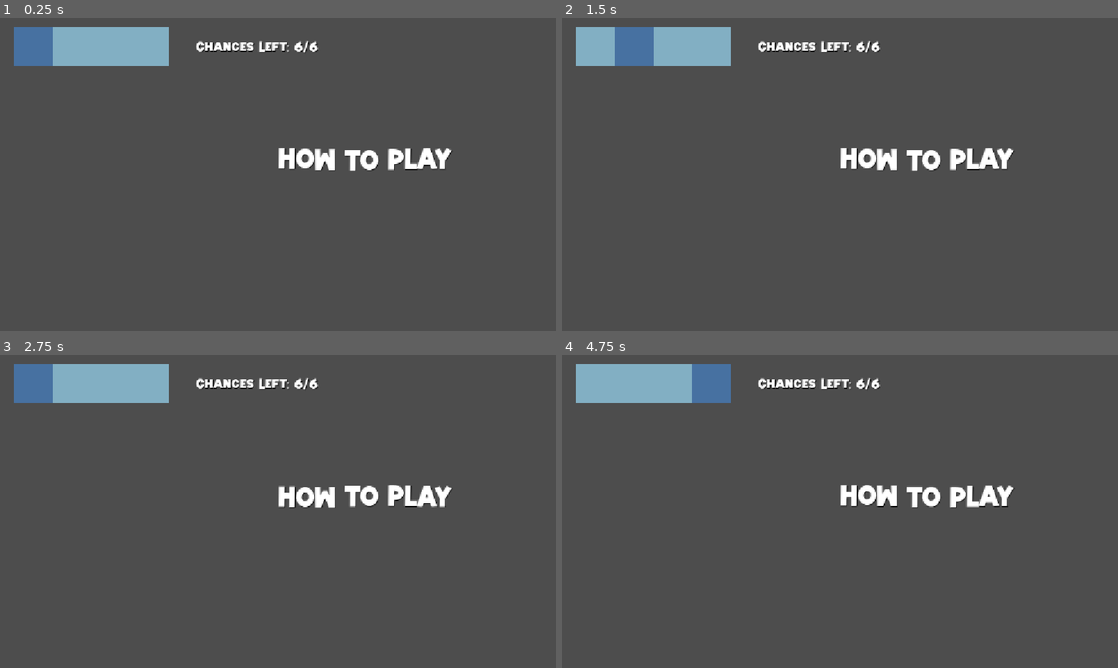
Above: before the commit, frames 1-4 (two rows, left to right).
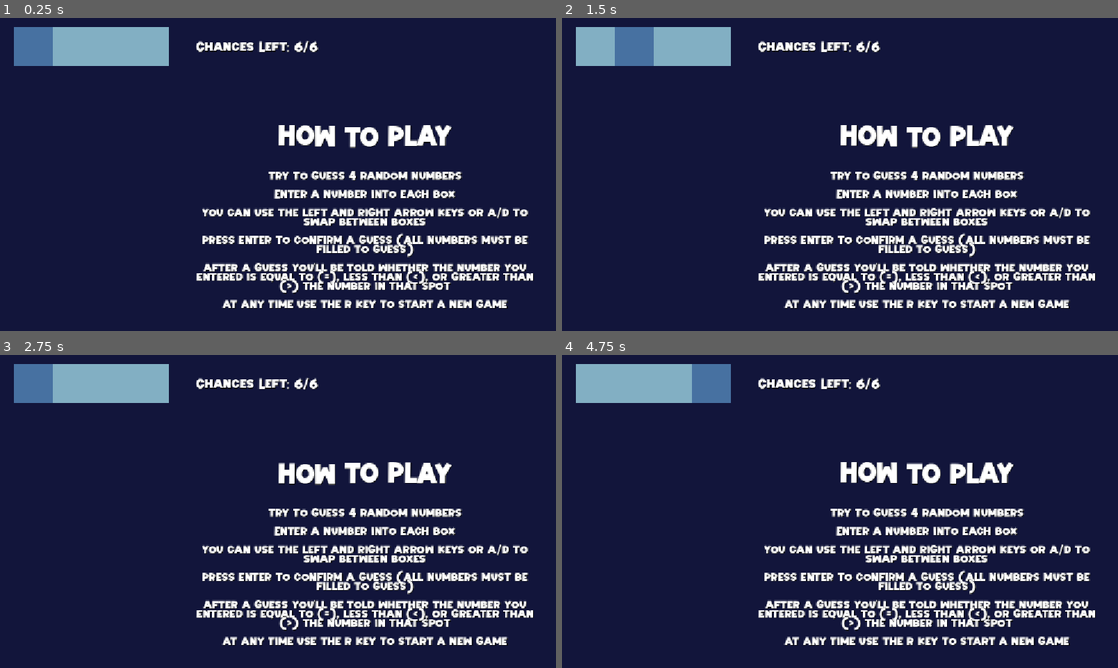
Above: after the commit, the same moments.

Repository: MxInput/Num-Guesser
Game: Godot game, scene res://nodes/game.tscn
The game is run twice, just before and just after one commit, with the same random seed, the same clock (stepped at 60 frames per second) and the same inputs.
Inputs (mouse positions are in pixels of both pictures, inside the frame that each line leads up to):
- Up to frame 1 (0.25 s): no input
- Up to frame 2 (1.5 s): tap Enter at 0.5 s; move the mouse to (962, 158) at 0.52 s; hold D (right) 0.53-1.28 s; tap Alt at 0.6 s; click (962, 158) at 0.67 s; move the mouse to (728, 190) at 1.27 s; hold Down from 1.28 s (still down); tap Shift at 1.35 s
- Up to frame 3 (2.75 s): move the mouse to (333, 442) at 2.02 s; release Down at 2.03 s; hold D (right) from 2.03 s (still down); tap R at 2.1 s
- Up to frame 4 (4.75 s): move the mouse to (812, 574) at 2.77 s; release D (right) at 2.78 s; hold Up 2.78-3.53 s; tap Enter at 2.85 s; click (812, 574) at 2.92 s; move the mouse to (1006, 558) at 3.52 s; hold A (left) from 3.53 s (still down); tap Alt at 3.6 s; move the mouse to (673, 464) at 4.27 s; tap Shift at 4.35 s

The runs differ from the first frame. In frame 1, 95% of the frame differs, in the area x 0-100%, y 0-100%; in frame 2, 95%; in frame 3, 95%; in frame 4, 95%.

Commit message:
Adding tutorial

Diff:
--- a/nodes/game.tscn
+++ b/nodes/game.tscn
@@ -35,6 +35,11 @@
 one_shot = true
 
 [node name="CanvasLayer" type="CanvasLayer" parent="." unique_id=1655972485]
+
+[node name="Background" type="ColorRect" parent="CanvasLayer" unique_id=648795727]
+offset_right = 1152.0
+offset_bottom = 648.0
+color = Color(0.06966808, 0.084201194, 0.23047441, 1)
 
 [node name="MainHolder" type="Control" parent="CanvasLayer" unique_id=1640429440]
 layout_mode = 3
@@ -82,14 +87,36 @@
 
 [node name="TutorialTitle" type="RichTextLabel" parent="CanvasLayer" unique_id=745569862]
 offset_left = 392.0
-offset_top = 252.0
+offset_top = 204.0
 offset_right = 1120.0
-offset_bottom = 336.0
+offset_bottom = 288.0
 theme_override_colors/font_shadow_color = Color(0, 0, 0, 1)
 theme_override_fonts/normal_font = ExtResource("4_6hfer")
 theme_override_font_sizes/normal_font_size = 60
 bbcode_enabled = true
 text = "[wave]HOW TO PLAY"
+horizontal_alignment = 1
+vertical_alignment = 1
+
+[node name="TutorialText" type="RichTextLabel" parent="CanvasLayer" unique_id=230847333]
+offset_left = 392.0
+offset_top = 297.0
+offset_right = 1120.0
+offset_bottom = 624.0
+theme_override_colors/font_shadow_color = Color(0, 0, 0, 1)
+theme_override_fonts/normal_font = ExtResource("4_6hfer")
+theme_override_font_sizes/normal_font_size = 26
+text = "try to guess 4 random numbers
+
+Enter a number into each box
+
+you can use the left and right arrow keys or a/d to swap between boxes
+
+press enter to confirm a guess (all numbers must be filled to guess)
+
+after a guess you'll be told whether the number you entered is equal to (=), less than (<), or greater than (>) the number in that spot
+
+at any time use the r key to start a new game"
 horizontal_alignment = 1
 vertical_alignment = 1
 
Not shown, added: export_presets.cfg
